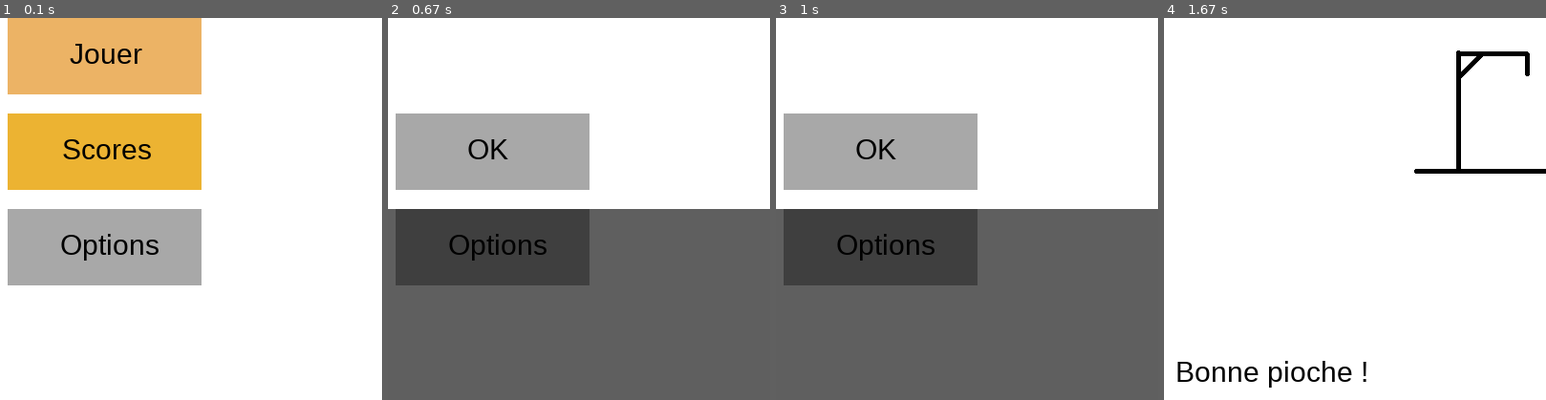
Above: before the commit, frames 1-4 (left to right).
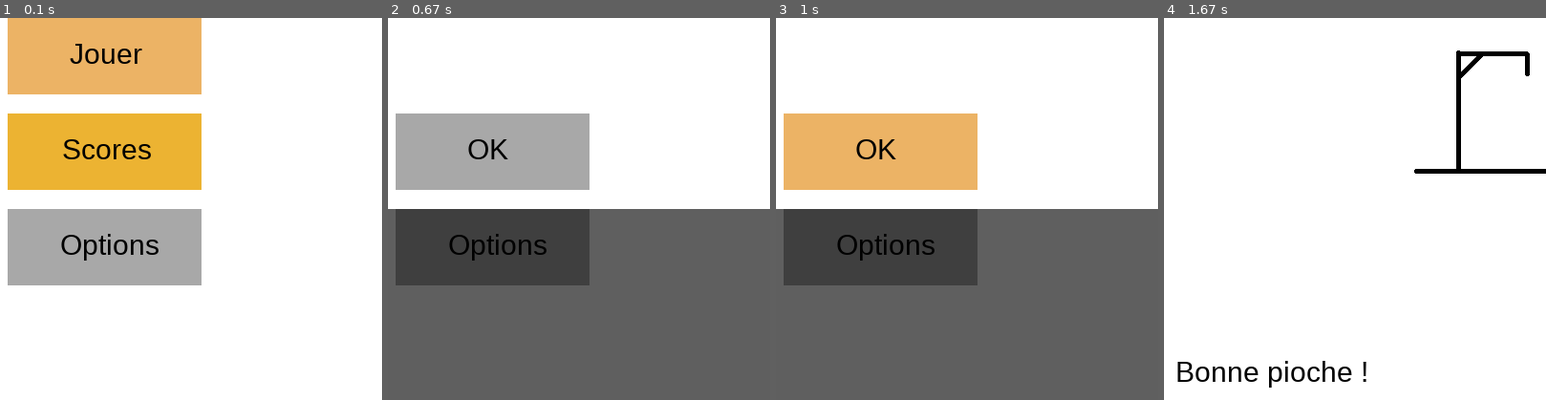
Above: after the commit, the same moments.

Repository: nicolas-riera/pendu
Game: pygame game, started from main.py
The game is run twice, just before and just after one commit, with the same random seed, the same clock (stepped at 60 frames per second) and the same inputs.
Inputs (mouse positions are % of the whole screen's width and height, from its top left):
- Up to frame 1 (0.1 s): no input
- Up to frame 2 (0.67 s): click (50, 50) at 0.38 s
- Up to frame 3 (1 s): type "ann" at 0.67 s
- Up to frame 4 (1.67 s): tap Enter at 1, 1.35 s; type "a" at 1.22 s
The pictures show only the part of the screen within x 36-86%, y 50-100%; the shares and areas given below are measured in that part.

Frames 1-2 are identical in both runs. In frame 3, 10% of the frame differs, in the area x 2-53%, y 25-45%; in frame 4, nothing differs.

Commit message:
fix: fixed bug with having a popup over a popup

Diff:
--- a/src/popup.py
+++ b/src/popup.py
@@ -127,21 +127,26 @@
     usr_word_display = my_fonts[0].render(usr_word, True, (0, 0, 0))
     screen.blit(usr_word_display, (75, 350))
 
-    pygame.draw.rect(screen, (168, 168, 168), (295, 500, 203, 80))
+    if usr_word == "":
+        ok_button_color = (168, 168, 168)
+    else:
+        ok_button_color = (236, 179, 101)
+
+    pygame.draw.rect(screen, ok_button_color, (295, 500, 203, 80))
     ok_button = pygame.Rect((295, 500, 203, 80))
     ok_button_text = my_fonts[0].render("OK", True, (0, 0, 0))
     screen.blit(ok_button_text, (370, 520))
 
     # Logic
 
-    if ok_button.collidepoint(pygame.mouse.get_pos()):
+    if ok_button.collidepoint(pygame.mouse.get_pos()) and usr_word != "":
         if mouseclicked:
             pygame.mouse.set_cursor(pygame.SYSTEM_CURSOR_ARROW)
             return False
         else:
             pygame.mouse.set_cursor(pygame.SYSTEM_CURSOR_HAND)
 
-    else:
+    elif usr_word != "":
         pygame.mouse.set_cursor(pygame.SYSTEM_CURSOR_ARROW)
 
     return True
